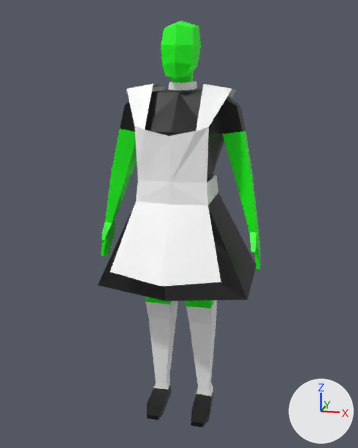
Renders of the Blender file blend/maid.blend from each side of a commit.
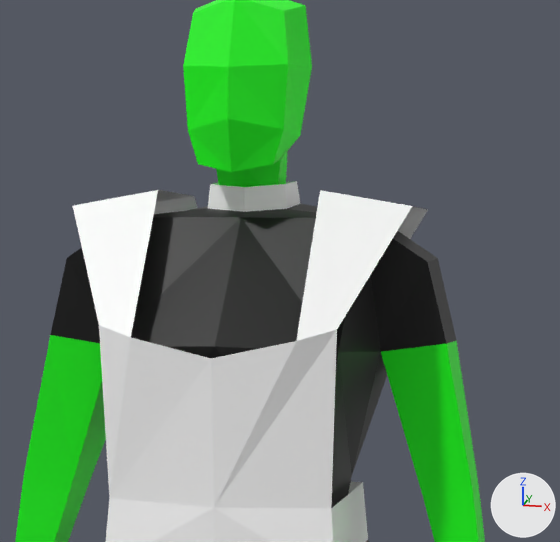
Each version appears first whole from a 50 mm lens placed at (0.57, -2.452, 1.778), pointed at (-0.009, -0.073, 1.088), and next in a close-up on the part from 29% to 78% of the width and 5% to 43% of the height. Lighting does not change. The marker at lower right points along +X, +Y and +Z. The first two pictures are the older version.

Before the edit, the objects in view are built like this:
```python
me_cube_001 = bpy.data.meshes.new('Cube.001')
me_cube_001.from_pydata(...)  # 311 vertices, 311 faces; spans x -0.41..0.41, y -0.27..0.08, z 0.0..2.06
# faces by material slot: [217, 64, 30]
me_cube_001.materials.append(mat_skin)  # green #00ff00
me_cube_001.materials.append(mat_black)  # black #000000
me_cube_001.materials.append(mat_white)  # white #ffffff
me_cube_002 = bpy.data.meshes.new('Cube.002')
me_cube_002.from_pydata(...)  # 49 vertices, 32 faces; spans x -0.374..0.374, y -0.465..0.289, z 0.805..1.778
# faces by material slot: [12, 20]
me_cube_002.materials.append(mat_black)  # black #000000
me_cube_002.materials.append(mat_white)  # white #ffffff
ob_body = bpy.data.objects.new('body', me_cube_001)
ob_body.location = (0.0, 0.0, 0.0)
ob_clothes = bpy.data.objects.new('clothes', me_cube_002)
ob_clothes.location = (0.0, 0.0, 0.0)
```
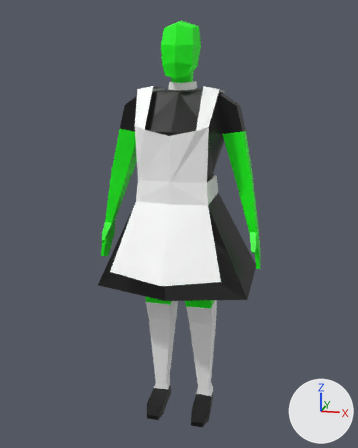
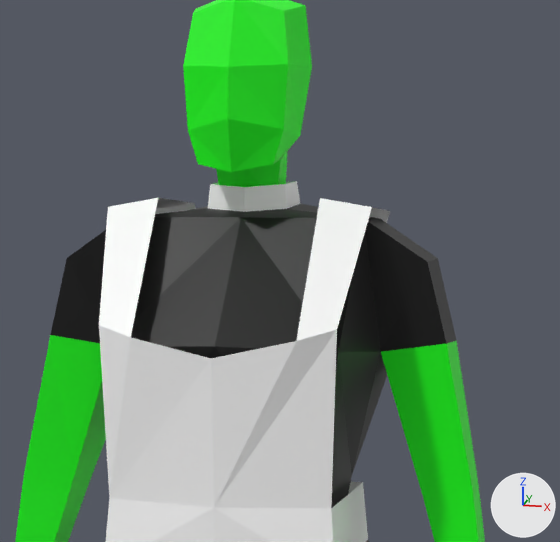
Location of each change, (x1, y1, x2, y2) in pixels of the close-ups (560 x 542 px; the box of a moved part takes in the faces that stretch with it):
'clothes', reshaped
    before: (73, 190, 428, 542)
    after: (99, 198, 390, 542)
part 1 of me_cube_002, moved or reshaped
    before: (296, 190, 428, 341)
    after: (296, 198, 390, 341)
part 2 of me_cube_002, moved or reshaped
    before: (73, 190, 197, 337)
    after: (99, 198, 196, 337)

Edits to the bpy script that builds the scene:
```text
Change me_cube_002:
    used by ob_clothes; location = (0.0, 0.0, 0.0)
    remove me_cube_002.from_pydata(...)  # 49 vertices, 32 faces; spans x -0.374..0.374, y -0.465..0.289, z 0.805..1.778
    add me_cube_002.from_pydata(...)  # 49 vertices, 32 faces; spans x -0.374..0.374, y -0.465..0.289, z 0.805..1.767
    me_cube_002 part 1
    me_cube_002.vertices[9].co: (0.252, -0.128, 1.756) -> (0.195, -0.128, 1.755)  # pixel (412, 206) -> pixel (372, 207)
    me_cube_002.vertices[11].co: (0.251, 0.061, 1.75) -> (0.193, 0.061, 1.747)  # pixel (428, 209) -> pixel (390, 211)
    me_cube_002.vertices[15].co: (0.118, 0.061, 1.769) -> (0.118, 0.061, 1.758)
    me_cube_002.vertices[17].co: (0.12, -0.128, 1.778) -> (0.12, -0.128, 1.767)  # pixel (320, 190) -> pixel (320, 198)
    me_cube_002 part 2
    me_cube_002.vertices[29].co: (-0.252, -0.128, 1.756) -> (-0.198, -0.128, 1.754)  # pixel (72, 205) -> pixel (107, 206)
    me_cube_002.vertices[31].co: (-0.251, 0.061, 1.749) -> (-0.196, 0.061, 1.746)
    me_cube_002.vertices[34].co: (-0.118, 0.061, 1.769) -> (-0.118, 0.061, 1.758)  # pixel (194, 196) -> pixel (194, 203)
    me_cube_002.vertices[35].co: (-0.12, -0.128, 1.778) -> (-0.12, -0.128, 1.767)  # pixel (158, 189) -> pixel (158, 197)
```
